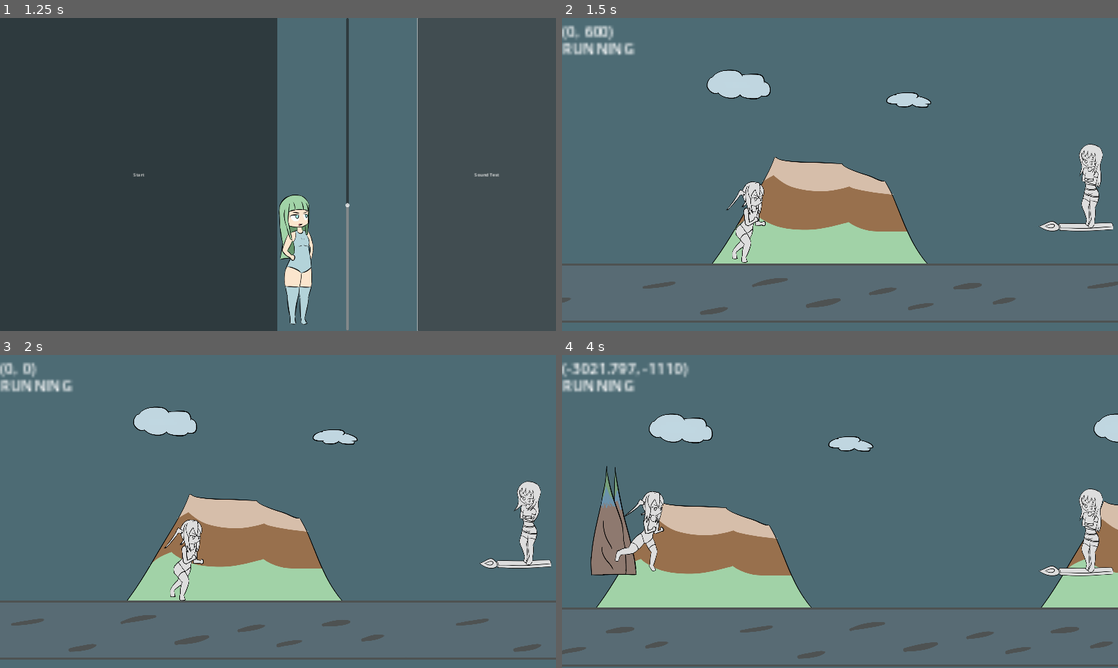
Above: before the commit, frames 1-4 (two rows, left to right).
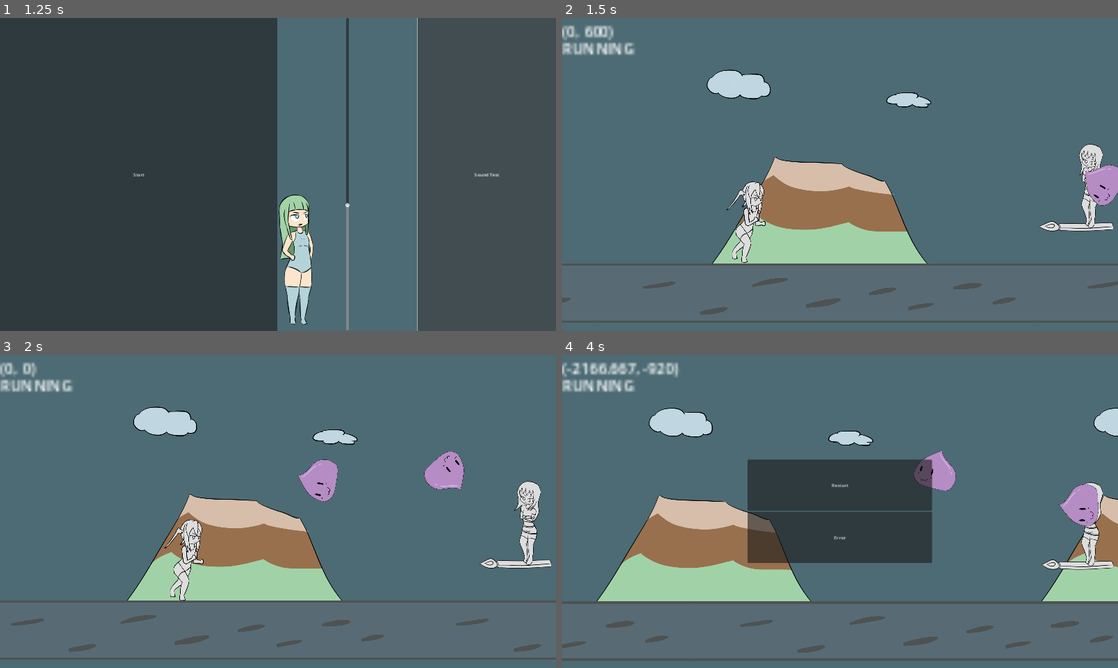
Above: after the commit, the same moments.

Repository: BeatMil/Animurun
Game: Godot game, scene res://scenes/main_menu.tscn
Same seed, same stepped clock (60 frames per second), same inputs: the game is played once before the commit and once after it.
Inputs (mouse positions are in pixels of both pictures, inside the frame that each line leads up to):
- Up to frame 1 (1.25 s): click "Sound Test" at 0.5 s
- Up to frame 2 (1.5 s): click "Start" at 1.25 s
- Up to frame 3 (2 s): no input
- Up to frame 4 (4 s): hold L (attack) 2.03-2.78 s; hold D (move_right) 2.03-3.5 s; tap Space (jump) at 2.27, 3.02 s; tap J (block) at 2.85 s; click (840, 486) at 3.5 s, where only the run after the commit has a clickable "Restart"

Frame 1 is identical in both runs. In frame 2, 0.6% of the frame differs, in the area x 93-100%, y 46-60%; in frame 3, 1.3%; in frame 4, 23%, in the area x 0-100%, y 2-100%.

Commit message:
Add more satisfying triple slimes

Diff:
--- a/scripts/forest.gd
+++ b/scripts/forest.gd
@@ -12,12 +12,12 @@
 # var enemy_spawn_order: Array = [spawn_triple01, spawn_triple02, spawn_triple03, spawn_triple04, spawn_triple05, spawn_five_bombs, spawn_five_ground_bombs, spawn_2rock_1speed, spawn_2rock_1slime, spawn_slime_rocks, spawn_2bomb_rock_slime]
 # var enemy_spawn_order: Array = [spawn_boom_slime_sword]
 # var enemy_spawn_order: Array = [spawn_boom_slime_hand]
-# var enemy_spawn_order: Array = [spawn_slime, spawn_bomby]
-var enemy_spawn_order: Array = [spawn_spike]
+var enemy_spawn_order: Array = [spawn_slime, spawn_bomby]
+# var enemy_spawn_order: Array = [spawn_spike]
 var order_index: int = 0 # spawner helper
 var is_random_spawn = false
 var rng = RandomNumberGenerator.new()
-var tutorial_phase_helper = 0
+var tutorial_phase_helper = 3
 
 
 # Reference
@@ -57,7 +57,7 @@
 
 
 func spawn_phase_one() -> void:
-	enemy_spawn_order = [spawn_triple01, spawn_triple03, spawn_triple02]
+	enemy_spawn_order = [spawn_triple_slime, spawn_triple_slime]
 	enemy_order_size = enemy_spawn_order.size()
 
 
@@ -152,6 +152,29 @@
 	slime3.throw_slime(Vector2(-1900, -1900))
 
 
+func spawn_triple_slime() -> void:
+	var slime1 = SLIME.instantiate()
+	slime1.position = $"Markers/EnemySpawnPos".position
+
+	var slime2 = SLIME.instantiate()
+	slime2.position = $"Markers/EnemySpawnPos".position
+
+	var slime3 = SLIME.instantiate()
+	slime3.connect("ded", spawner)
+	slime3.position = $"Markers/EnemySpawnPos".position
+
+	add_child(slime1)
+	slime1.throw_slime(Vector2(-2000, -2000))
+	await get_tree().create_timer(0.3, false).timeout
+
+	add_child(slime2)
+	slime2.throw_slime(Vector2(-2000, -2000))
+	await get_tree().create_timer(0.3, false).timeout
+
+	add_child(slime3)
+	slime3.throw_slime(Vector2(-2000, -2000))
+
+
 func spawn_triple03() -> void:
 	var node1 = BOMBY.instantiate()
 	node1.position = $"Markers/EnemySpawnPos2".position
